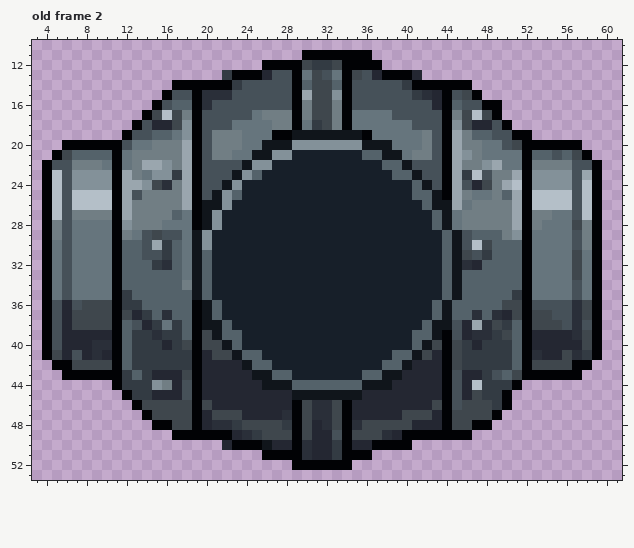
Pixel-art file, stored at ArtSource/BombReadability/SelectedIdles/Editable/Row.aseprite. The picture above is the old version.
64x64 pixels, 8 frames. Colours within 5 levels of each other are drawn and written as one. Shown: old frame 2: x 3..61, y 10..53. The old version is drawn lined up with the new one. The commit also changed other frames, which this record leaves out.
And afterwards:
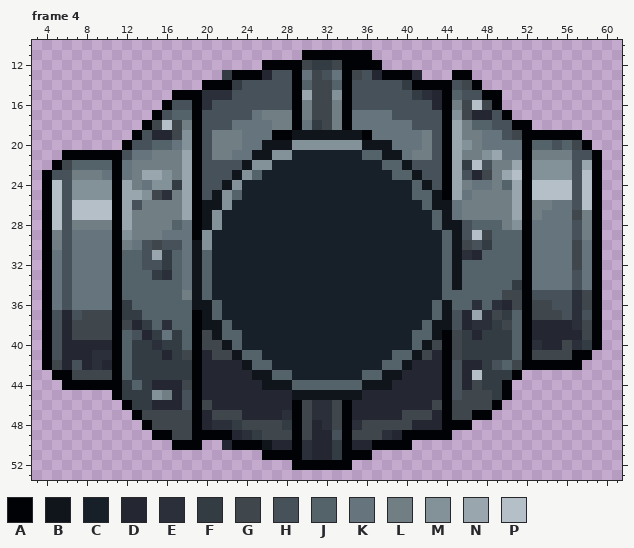
Palette (. is transparent): A #010205  B #10151b  C #171f29  D #242732  E #2a2f39  F #333b43  G #3f474d  H #465159  J #54626a  K #66757d  L #717e84  M #839199  N #9aa6ae  P #b4bfc8
A new or re-ordered frame is compared with the old frame closest to it.
From old to new:
whole drawing moved by -1,+0 (the old picture is shown already moved)
frames re-ordered
Frame 4 against old frame 2:
y 13: x 45..46 .. -> AA
y 14: x 17..19 AAA -> ...; x 45..47 AA. -> HGA
y 15: x 16..18 AHH -> .AA; x 45..49 HGA.. -> JHHAA
y 16: x 15..18 AHJJ -> .AHH; x 45..48 JHHA -> LGPG
y 17: x 14..18 AGPGL -> .AHJJ; x 45 L -> M; x 47..50 PGA. -> DDHA
y 18: x 13..16 AHDD -> .AGP; x 18 M -> L; x 45..48 MGDD -> NLJJ; x 50..52 A.. -> HAA
y 19: x 12..13 AH -> .A; x 15..17 JJK -> DDG; x 47..49 JJH -> LKK; x 51 A -> G; x 53..57 ..... -> AAAAA
y 20: x 6..18 AAAAAAHKKLLLN -> ......AHHJJKM; x 46 L -> M; x 50..51 HG -> KK; x 53..58 AAAAA. -> JJHJGA
y 21: x 5..10 AGJJJJ -> .AAAAA; x 12..14 KLL -> HKK; x 46 M -> L; x 48..49 KK -> MN; x 53..59 JJHJGA. -> LLLLHHA
y 22: x 4..10 AHHLLLK -> .AGJJJJ; x 14..16 NNM -> LLL; x 46..51 LLMNKK -> FPHLLN; x 53..56 LLLL -> MMMM; x 58 H -> N
y 23: x 5 P -> H; x 7..10 MMMM -> LLLK; x 12 N -> K; x 14..15 KM -> NN; x 17 F -> L; x 46..48 FPH -> HDG; x 50..51 LN -> NP; x 58 N -> P
y 24: x 13..17 NMGEL -> LKMMF; x 46..48 HDG -> LKK; x 50..51 NP -> JN; x 53..56 MMMM -> PPPP
y 25: x 7..10 PPPP -> MMMM; x 13..16 HLLL -> NMGE; x 46..48 LKK -> KLL; x 50 J -> L
y 26: x 13 L -> H; x 45..46 NK -> KL; x 53..56 PPPP -> LLKK
y 27: x 7..10 LLLL -> PPPP; x 17..18 JK -> LN; x 54 L -> K; x 57..58 HP -> GL
y 28: x 5 L -> P; x 7..10 KKKK -> LLLL; x 12 M -> N; x 16..17 KK -> LJ; x 45..49 KLLLL -> BHJJJ; x 51 N -> M; x 53 L -> K; x 57 G -> H
y 29: x 12..17 LKHGHH -> MLLLKK; x 19 B -> A; x 47..48 JJ -> PG; x 50..51 LM -> JJ
y 30: x 5 K -> L; x 12..13 JJ -> LK; x 15..17 NFJ -> GHH; x 46..48 HPG -> GHF; x 57..58 HL -> GK
y 31: x 15 H -> N; x 46..48 GHF -> EDJ
y 32: x 14..16 JFE -> HHF; x 46..47 ED -> JJ
y 33: x 15..16 JJ -> FE; x 57 G -> H
y 34: x 18 L -> K; x 51 J -> F
y 35: x 12 F -> J; x 18 J -> L; x 45 B -> J; x 50..51 JF -> GG; x 53..58 KKKKHK -> HHHHEG
y 36: x 5..10 HDHGGG -> KHKKKK; x 13 F -> J; x 19 A -> B; x 47 J -> E; x 49..50 JG -> ED; x 53..54 HH -> GG
y 37: x 7 G -> H; x 12..14 GDF -> FFJ; x 16 E -> J; x 45..51 JJEJEDG -> HDNEGFJ; x 55 H -> G; x 58 G -> H
y 38: x 12..17 JHDFKF -> GDFJEJ; x 47 N -> E; x 49..50 GF -> FG; x 53..56 GGGH -> DDDD; x 58 H -> G
y 39: x 7..10 DDDD -> GGGG; x 13..16 FFEF -> HDFK; x 45..48 HDEE -> GFDF; x 50 G -> F; x 57 E -> D
y 40: x 9..10 EE -> DD; x 15..16 FD -> EF; x 18 G -> J; x 47 D -> F; x 53 D -> E; x 56..58 DDG -> GEF
y 41: x 5 G -> H; x 7 H -> D; x 10 D -> E; x 16 F -> D; x 18 F -> G; x 53..55 EDD -> GGG; x 57..59 EFA -> AA.
y 42: x 4..10 .AAGGGG -> AGDHDED; x 45..47 GFF -> HDD; x 49..51 FFJ -> HJG; x 53..56 GGGG -> AAAA; x 58 A -> .
y 43: x 5 . -> A; x 7..10 AAAA -> GGGG; x 12..13 FJ -> JF; x 15..18 DDDG -> FFFF; x 47 D -> P; x 49..57 HJGAAAAAA -> FFA......
y 44: x 6..10 ..... -> AAAAA; x 13 F -> J; x 15..16 ML -> DD; x 18 H -> G; x 47 P -> G; x 50..51 FA -> A.
y 45: x 11..12 .A -> AF; x 15..16 DD -> ML; x 46 D -> G; x 48 F -> G
y 46: x 12..18 .AGGGGG -> AFFDDDH; x 45 H -> G; x 49..50 FA -> A.
y 47: x 13..14 .A -> AG; x 47..49 GGA -> AA.
y 48: x 14..16 .AA -> AGG; x 45..48 GGAA -> AA..
y 49: x 15..18 ..AA -> AAGG; x 45..46 AA -> ..
y 50: x 17..19 ... -> AAA
Boxes around the changes in both pictures, in picture pixels (x1, y1, x2, y2):
changed: (452, 70, 602, 440)
changed: (42, 80, 202, 450)
